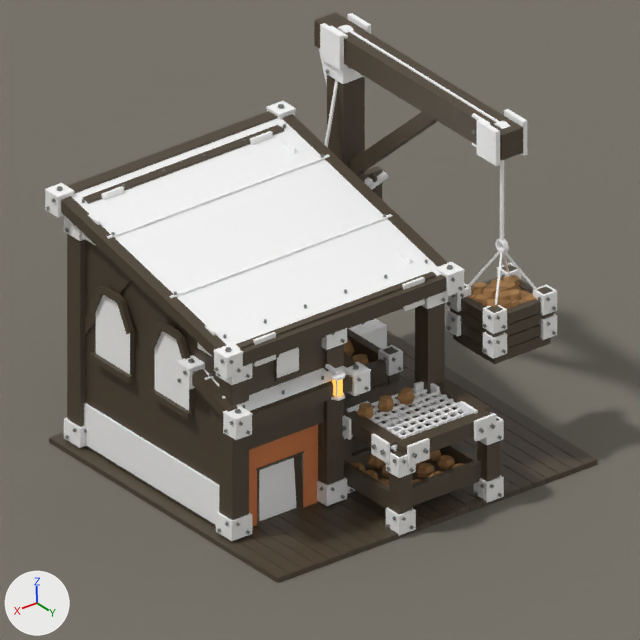
Renders of the Blender file src/DeepFrontier/Art/Source/SandstonePit-ReferenceStudy.blend from each side of a commit.
Both versions are drawn from the file's camera 'Camera'. Every picture has the same lights, and +X, +Y and +Z are marked at lower left. The older version comes first.

Objects in the first picture: 'Pit.HoistCable', 'Pit.HoistedBasket', 'Plane', 'SandstonePit.Apron', 'SandstonePit.Architecture', 'SandstonePit.Door.PitStoreDoor'.
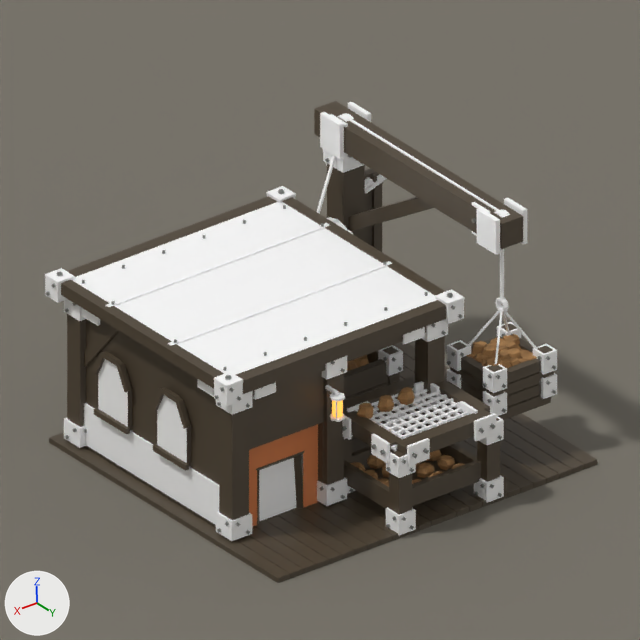
Changed parts and their boxes (x1, y1, x2, y2) in the pictures (640 x 640 px; the box of a moved part takes in the faces that stretch with it):
'SandstonePit.Architecture', reshaped (17% shorter)
    before: (45, 12, 527, 541)
    after: (45, 101, 527, 541)
'Pit.HoistedBasket', moved
    before: (447, 238, 557, 364)
    after: (447, 297, 557, 420)
'Pit.HoistCable', moved
    before: (500, 160, 504, 243)
    after: (500, 248, 504, 302)
part 1 of me_sandstonepit_architecture, moved or reshaped
    before: (216, 372, 234, 385)
    after: (216, 400, 234, 415)
part 2 of me_sandstonepit_architecture, moved or reshaped (mostly hidden)
    before: (250, 363, 252, 378)
    after: (250, 391, 252, 408)
part 3 of me_sandstonepit_architecture, moved or reshaped
    before: (238, 417, 250, 439)
    after: (234, 392, 250, 414)
part 4 of me_sandstonepit_architecture, moved or reshaped
    before: (64, 215, 82, 241)
    after: (64, 299, 82, 321)
part 5 of me_sandstonepit_architecture, moved or reshaped (mostly hidden)
    before: (322, 335, 329, 350)
    after: (322, 363, 329, 380)
part 6 of me_sandstonepit_architecture, moved or reshaped (mostly hidden)
    before: (345, 328, 347, 343)
    after: (345, 356, 347, 373)
part 7 of me_sandstonepit_architecture, moved or reshaped
    before: (356, 373, 368, 396)
    after: (329, 357, 345, 379)
part 8 of me_sandstonepit_architecture, deleted
    before: (45, 12, 527, 440)
part 9 of me_sandstonepit_architecture, reshaped
    before: (67, 234, 448, 527)
    after: (45, 101, 527, 527)
part 10 of me_sandstonepit_architecture, surface changed
    before: (327, 75, 498, 486)
    after: (327, 163, 498, 486)

The edits, one by one:
me_sandstonepit_architecture is used by ob_sandstonepit_architecture; location (0.0, 0.0, 0.0).
me_sandstonepit_architecture had 6769 vertices, 4644 faces and spanned x -4.24..0.0, y -4.06..-0.03, z 0.0..3.87.
me_sandstonepit_architecture now has 6080 vertices, 4263 faces and spans x -4.24..0.0, y -4.06..-0.03, z 0.0..2.82.
me_sandstonepit_architecture part 1: the loose piece of 8 vertices spanning x -0.19..-0.16, y -1.26..-0.98, z 1.9..2.13 is moved by (0.0, 0.0, -0.35).
me_sandstonepit_architecture part 2: the loose piece of 8 vertices spanning x -0.44..-0.41, y -1.26..-0.98, z 1.9..2.13 is moved by (0.0, 0.0, -0.35).
me_sandstonepit_architecture part 3: the loose piece of 8 vertices spanning x -0.24..-0.08, y -0.8..-0.77, z 1.38..1.61 is scaled about its middle by (1.38, 1, 1), then moved by (-0.14, -0.21, 0.17).
me_sandstonepit_architecture part 4: the loose piece of 8 vertices spanning x -0.19..-0.16, y -3.84..-3.56, z 2.5..2.73 is moved by (0.0, 0.0, -0.95).
me_sandstonepit_architecture part 5: the loose piece of 8 vertices spanning x -1.44..-1.41, y -1.26..-0.98, z 1.9..2.13 is moved by (0.0, 0.0, -0.35).
me_sandstonepit_architecture part 6: the loose piece of 8 vertices spanning x -1.69..-1.66, y -1.26..-0.98, z 1.9..2.13 is moved by (0.0, 0.0, -0.35).
me_sandstonepit_architecture part 7: the loose piece of 8 vertices spanning x -1.8..-1.64, y -0.8..-0.77, z 1.38..1.61 is scaled about its middle by (1.38, 1, 1), then moved by (0.17, -0.21, 0.17).
me_sandstonepit_architecture part 8: 357 loose pieces with 2407 vertices, spanning x -3.91..0.0, y -4.06..-0.74, z 1.18..3.87, are deleted.
me_sandstonepit_architecture part 9: 116 vertices moved from x -3.84..-0.19, y -3.81..-1.01, z 2.13..3.52 to x -3.84..-0.19, y -3.81..-1.01, z 1.7..2.47; 72 vertices removed from x -3.02..-0.16, y -3.85..-0.74, z 1.42..2.35; 1790 vertices added at x -3.91..0.0, y -4.06..-0.74, z 0.55..2.82.
me_sandstonepit_architecture part 10: 216 kept faces spanning x -4.21..-1.63, y -3.81..-0.12, z 0.0..2.47 get new texture (UV) coordinates.
Other edits to the shape of me_sandstonepit_architecture do not show in these pictures.
Object 'Pit.HoistedBasket' (ob_pit_hoistedbasket) moves from (-3.7, -0.95, 1.25) to (-3.7, -0.95, 0.55).
Object 'Pit.HoistCable' (ob_pit_hoistcable) moves from (-3.7, -0.95, 3.57) to (-3.7, -0.95, 2.52).
